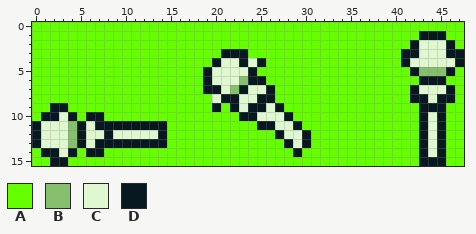
Pixel-art sprite, stored at game/dmg-adventure/assets/sprites/firerod-animated.png. The picture above was drawn from the file before the commit.
The file is 48x16 pixels.
Palette (. is transparent): A #65ff00  B #86c06c  C #e0f8cf  D #071821
Pixels before, first column x 0:
 0 AAAAAAAAAAAAAAAAAAAAAAAAAAAAAAAAAAAAAAAAAAAAAAAA
 1 AAAAAAAAAAAAAAAAAAAAAAAAAAAAAAAAAAAAAAAAAAADDDAA
 2 AAAAAAAAAAAAAAAAAAAAAAAAAAAAAAAAAAAAAAAAAADCCCDA
 3 AAAAAAAAAAAAAAAAAAAAADDDAAAAAAAAAAAAAAAAADDCCCDD
 4 AAAAAAAAAAAAAAAAAAAADCCDCDAAAAAAAAAAAAAAADCCCCCD
 5 AAAAAAAAAAAAAAAAAAADCCCCDAAAAAAAAAAAAAAAAADBBBDA
 6 AAAAAAAAAAAAAAAAAAADCCCBDDAAAAAAAAAAAAAAAAADDDAA
 7 AAAAAAAAAAAAAAAAAAADDCBDCCDAAAAAAAAAAAAAAADCCCDA
 8 AAAAAAAAAAAAAAAAAAAACDDCCDDAAAAAAAAAAAAAAADDCDDA
 9 AADDAAAAAAAAAAAAAAAADADCDDCDAAAAAAAAAAAAAAADDDAA
10 ADDCDADDAAAAAAAAAAAAAAADDCCCDAAAAAAAAAAAAAADCDAA
11 DCCCBDCDDDDDDDDAAAAAAAAAADDCCDAAAAAAAAAAAAADCDAA
12 DCCCBDCCDCCCCCDAAAAAAAAAAAADCCDAAAAAAAAAAAADCDAA
13 DCCCBDCDDDDDDDDAAAAAAAAAAAAADCDAAAAAAAAAAAADCDAA
14 ADDCDADDAAAAAAAAAAAAAAAAAAAAADAAAAAAAAAAAAADCDAA
15 AADDAAAAAAAAAAAAAAAAAAAAAAAAAAAAAAAAAAAAAAADDDAA
And afterwards:
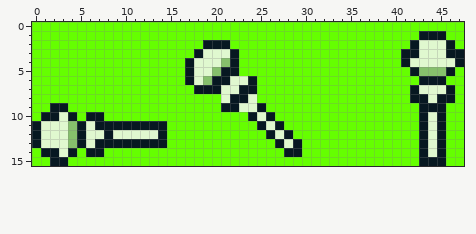
Commit message: Update firerod tweening frame
Change:
{"y":2,"x":19,"old":"AAA","new":"DDD"}
{"y":3,"x":18,"old":"AAAD","new":"DCCC"}
{"y":3,"x":23,"old":"D","new":"A"}
{"y":4,"x":17,"old":"AAADCCDCD","new":"DCCCBDAAA"}
{"y":5,"x":17,"old":"AADCCCCD","new":"DCCBDDAA"}
{"y":6,"x":17,"old":"AADCC","new":"DCBDD"}
{"y":6,"x":23,"old":"B","new":"C"}
{"y":6,"x":25,"old":"D","new":"A"}
{"y":7,"x":18,"old":"A","new":"D"}
{"y":7,"x":22,"old":"B","new":"C"}
{"y":7,"x":24,"old":"CCD","new":"DAA"}
{"y":8,"x":20,"old":"CD","new":"AC"}
{"y":8,"x":23,"old":"C","new":"D"}
{"y":8,"x":25,"old":"DD","new":"AA"}
{"y":9,"x":20,"old":"DA","new":"AD"}
{"y":9,"x":24,"old":"D","new":"C"}
{"y":9,"x":26,"old":"CD","new":"AA"}
{"y":10,"x":23,"old":"D","new":"A"}
{"y":10,"x":26,"old":"CCD","new":"DAA"}
{"y":11,"x":26,"old":"DCCD","new":"CDAA"}
{"y":12,"x":26,"old":"ADCCD","new":"DCDAA"}
{"y":13,"x":27,"old":"ADCD","new":"DCDA"}
{"y":14,"x":28,"old":"A","new":"D"}
{"label":"changed","picture_box":[185,40,311,157]}
